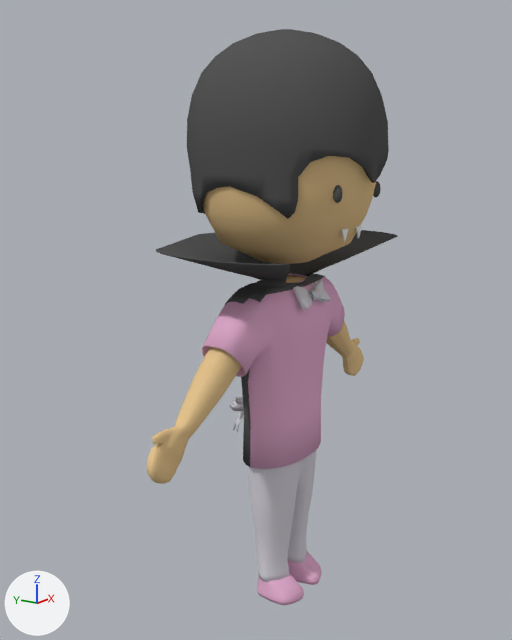
One commit to the Blender file Assets/Resources/Models/Vampire.blend: the scene before it, then after it.
Camera for both pictures: a 50 mm camera at (-6.49, -4.11, 5.23) aimed at (-0.12, 0.3, 3.29). Lighting does not change. The marker at lower left points along +X, +Y and +Z.

The older version as bpy lines, for what is in view:
```python
ob_apronribbon = bpy.data.objects.new('ApronRibbon', me_plane_002)
ob_apronribbon.location = (0.0, 0.4, 2.24)
ob_apronribbon.rotation_euler = (-0.925, 0.0, 0.0)  # degrees (-53, 0, 0)
ob_apronribbon.scale = (0.0753, 0.054, 0.0736)
ob_apronribbonroper = bpy.data.objects.new('ApronRibbonRopeR', me_plane_005)
ob_apronribbonroper.location = (-0.02, 0.4, 2.23)
ob_apronribbonroper.rotation_euler = (0.481, -0.181, -2.123)  # degrees (28, -10, -122)
ob_apronribbonroper.scale = (0.0571, 0.0658, 0.0503)
ob_body = bpy.data.objects.new('Body', me_sphere_006)
ob_body.location = (0.0, 0.0, 0.0)
ob_bowtieribbon = bpy.data.objects.new('BowtieRibbon', me_plane_006)
ob_bowtieribbon.location = (-0.01, -0.32, 3.62)
ob_bowtieribbon.rotation_euler = (1.065, 0.0, 0.0)  # degrees (61, 0, 0)
ob_bowtieribbon.scale = (0.0439, 0.0686, 0.0443)
ob_shirt_001 = bpy.data.objects.new('Shirt.001', me_sphere_009)
ob_shirt_001.location = (0.0, 0.0, -0.02)
ob_shirt_001.scale = (1.02, 0.994, 1.01)
# also in view: 'Shoes' at (0.0, -0.11, 0.8); 'Shirt' at (0.0, 0.0, 2.77); 'Head' at (0.0, 0.0, 5.02); 'Hair' at (0.0, 0.0, 5.38); 'Pants' at (0.0, 0.0, 1.34)
```
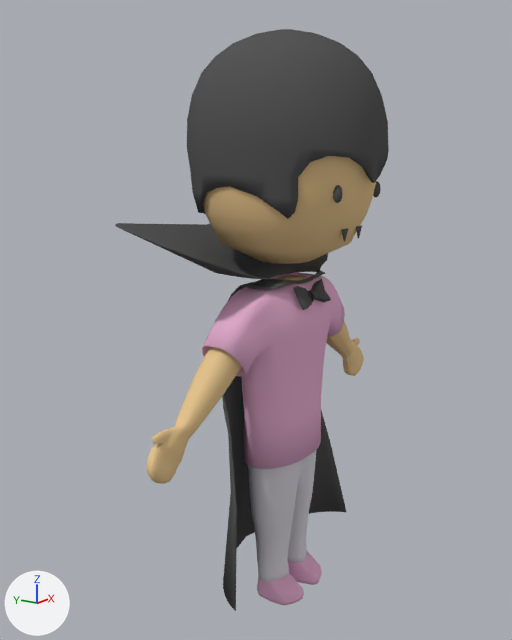
Edits to the scene script, one JSON object a line:
```json
{"block": "me_plane_006", "where": "me_plane_006.from_pydata(...)  # 66 vertices, 44 faces; spans x -6.35..6.35, y -1.83..1.83, z 0.01..1.82"}
{"op": "remove", "block": "me_plane_006", "code": "me_plane_006.materials.append(mat_white)  # light grey #d9d6de"}
{"op": "add", "block": "me_plane_006", "code": "me_plane_006.materials.append(mat_black_001)  # dark grey #585858"}
{"op": "add", "block": "me_sphere_009_1", "code": ["me_sphere_009_1 = bpy.data.meshes.new('Sphere.009')", "me_sphere_009_1.from_pydata(...)  # 545 vertices, 475 faces; spans x -1.68..1.68, y -0.29..1.1, z 0.45..4.44", "me_sphere_009_1.polygons.foreach_set('use_smooth', [True] * 475)", "me_sphere_009_1.materials.append(mat_black_001)  # dark grey #585858"]}
{"op": "remove", "block": "ob_apronribbonroper", "code": ["ob_apronribbonroper = bpy.data.objects.new('ApronRibbonRopeR', me_plane_005)", "ob_apronribbonroper.location = (-0.02, 0.4, 2.23)", "ob_apronribbonroper.rotation_euler = (0.481, -0.181, -2.123)  # degrees (28, -10, -122)", "ob_apronribbonroper.scale = (0.0571, 0.0658, 0.0503)", "_m = ob_apronribbonroper.modifiers.new('Solidify', 'SOLIDIFY')", "_m.thickness = 0.2", "_m.nonmanifold_thickness_mode = 'FIXED'", "_m.nonmanifold_merge_threshold = 0.0003"]}
{"op": "remove", "block": "ob_apronribbon", "code": ["ob_apronribbon = bpy.data.objects.new('ApronRibbon', me_plane_002)", "ob_apronribbon.location = (0.0, 0.4, 2.24)", "ob_apronribbon.rotation_euler = (-0.925, 0.0, 0.0)  # degrees (-53, 0, 0)", "ob_apronribbon.scale = (0.0753, 0.054, 0.0736)", "_m = ob_apronribbon.modifiers.new('Solidify', 'SOLIDIFY')", "_m.thickness = -0.2", "_m.nonmanifold_thickness_mode = 'FIXED'", "_m.nonmanifold_merge_threshold = 0.0003"]}
{"op": "remove", "block": "ob_shirt_001", "code": ["ob_shirt_001 = bpy.data.objects.new('Shirt.001', me_sphere_009)", "ob_shirt_001.location = (0.0, 0.0, -0.02)", "ob_shirt_001.scale = (1.02, 0.994, 1.01)", "_m = ob_shirt_001.modifiers.new('Solidify', 'SOLIDIFY')", "_m.nonmanifold_thickness_mode = 'FIXED'", "_m.nonmanifold_merge_threshold = 0.0003"]}
{"op": "add", "block": "ob_cape", "code": ["ob_cape = bpy.data.objects.new('Cape', me_sphere_009_1)", "ob_cape.location = (0.0, 0.0, -0.02)", "ob_cape.scale = (1.02, 0.994, 1.01)", "_m = ob_cape.modifiers.new('Solidify', 'SOLIDIFY')", "_m.nonmanifold_thickness_mode = 'FIXED'", "_m.nonmanifold_merge_threshold = 0.0003"]}
```

Changed parts and their boxes [x1, y1, x2, y2] in the pictures (512 x 640 px):
```json
{"object": "Cape", "change": "added", "after": [115, 223, 346, 611]}
{"object": "Shirt.001", "change": "deleted", "before": [156, 230, 398, 467]}
{"object": "BowtieRibbon", "change": "recoloured", "before": [293, 279, 331, 310], "after": [293, 279, 331, 310]}
{"object": "ApronRibbon", "change": "deleted", "before": [230, 397, 244, 411]}
{"object": "ApronRibbonRopeR", "change": "deleted", "before": [233, 410, 244, 432]}
```
